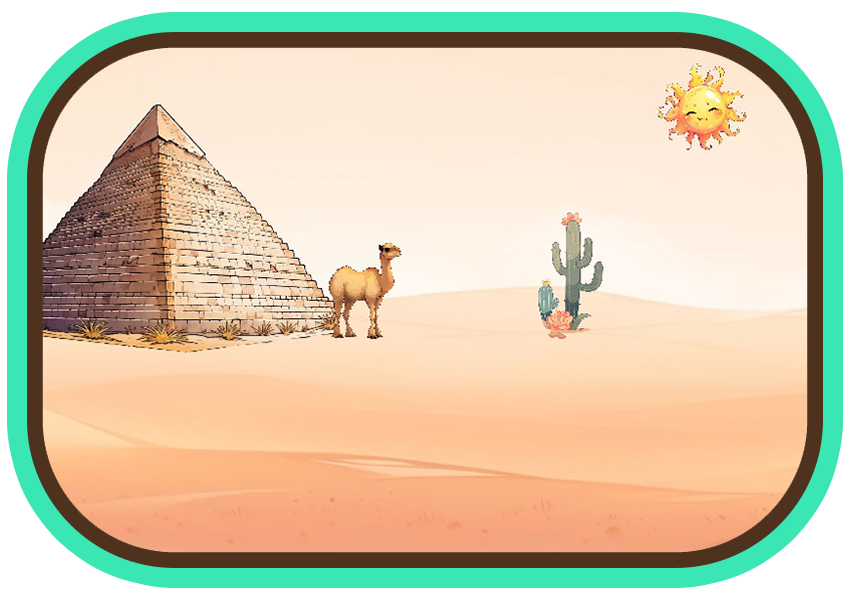
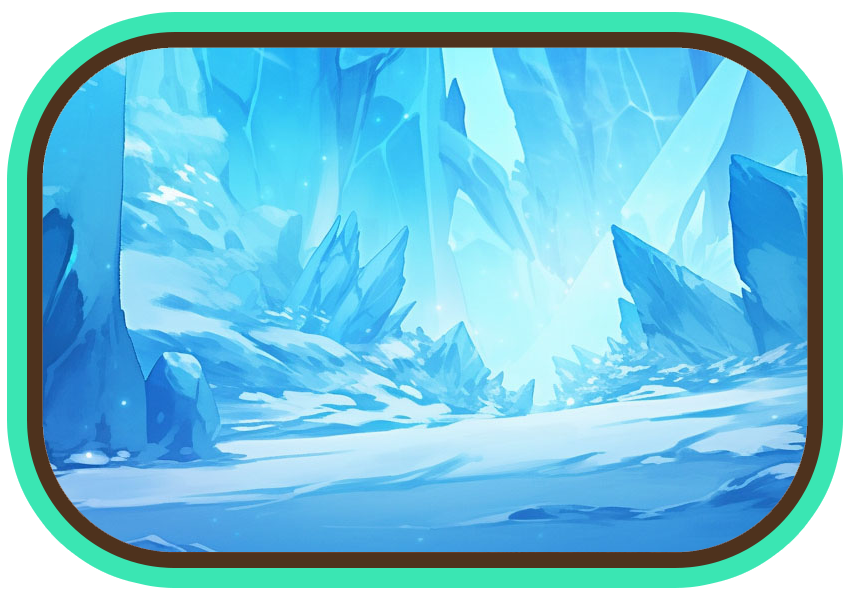
The second 850x600 image is a revision of the first. Changes to its layers:
added layer "Layer 2" above "Layer 1" over [42, 47, 808, 552]
painted on "Layer 1" over [42, 47, 808, 553]
